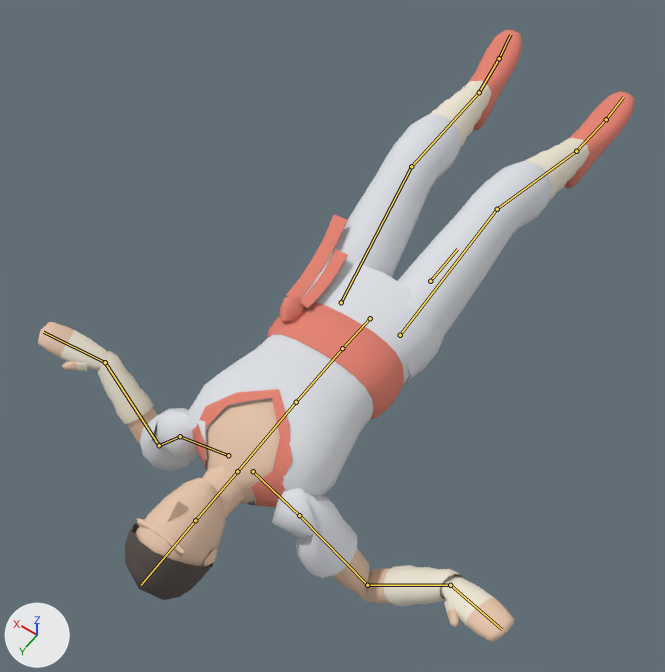
One commit to the Blender file assets_src/fighter.blend: the scene before it, then after it.
The view is the same before and after, from a camera (50 mm lens) standing at (-0.775, 1.559, 1.948) and looking at (0.077, 0.366, 0.074). Every picture has the same lights, and +X, +Y and +Z are marked at lower left. The older version comes first. Both versions are drawn at frame 16 of the action 'knockdown'; the numbers are the values there. The bones that bend it are drawn over the model as lines.

In view in the first picture: 'FighterMesh'.
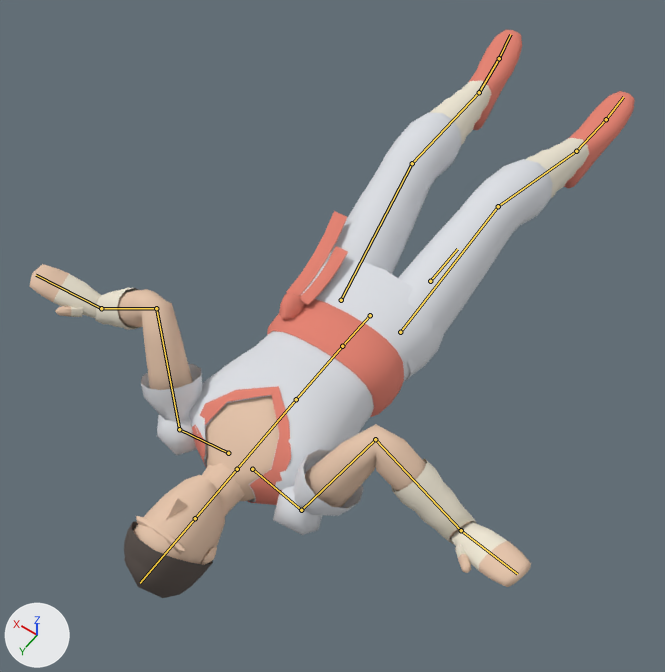
What the commit changed:
Bone 'hips' (bone_hips) moves from (0.0, -0.757, -0.31) to (0.0, -0.747, -0.31).
Bone 'shoulder.L' (bone_shoulder_l) turns from (-7, 3, 16) to (-3, -4, 14) degrees about its own x, y and z.
Bone 'upper_arm.L' (bone_upper_arm_l) turns from (-54, -13, 59) to (-57, -168, 21) degrees about its own x, y and z.
Bone 'forearm.L' (bone_forearm_l) turns from (67, 11, -51) to (93, 25, 20) degrees about its own x, y and z.
Bone 'hand.L' (bone_hand_l) turns from (23, -29, 20) to (-29, 29, -71) degrees about its own x, y and z.
Bone 'shoulder.R' (bone_shoulder_r) turns from (-7, -3, -16) to (-3, 4, -14) degrees about its own x, y and z.
Bone 'upper_arm.R' (bone_upper_arm_r) turns from (-54, 13, -59) to (-57, 168, -21) degrees about its own x, y and z.
Bone 'forearm.R' (bone_forearm_r) turns from (67, -11, 51) to (93, -25, -20) degrees about its own x, y and z.
Bone 'hand.R' (bone_hand_r) turns from (23, 29, -20) to (-29, -29, 71) degrees about its own x, y and z.
Bone 'shin.L' (bone_shin_l) turns from (-17, 0, 0) to (-18, 0, 0) degrees about its own x, y and z.

Pixel boxes [x1, y1, x2, y2] of what changed, in the pictures (665 x 672 px):
'FighterMesh', posed (7% shorter)
    before: [38, 30, 635, 642]
    after: [29, 30, 635, 598]
bone 'hips', root to tip
    before: (370, 318) to (342, 348)
    after: (370, 315) to (342, 346)
bone 'shoulder.L', root to tip
    before: (228, 455) to (180, 436)
    after: (228, 453) to (179, 429)
bone 'upper_arm.L', root to tip
    before: (180, 436) to (159, 445)
    after: (179, 429) to (156, 308)
bone 'forearm.L', root to tip
    before: (159, 445) to (105, 362)
    after: (156, 308) to (101, 308)
bone 'hand.L', root to tip
    before: (105, 362) to (43, 332)
    after: (101, 308) to (36, 275)
bone 'shoulder.R', root to tip
    before: (253, 471) to (299, 515)
    after: (252, 469) to (301, 510)
bone 'upper_arm.R', root to tip
    before: (299, 515) to (367, 585)
    after: (301, 510) to (375, 439)
bone 'forearm.R', root to tip
    before: (367, 585) to (450, 585)
    after: (375, 439) to (461, 530)
bone 'hand.R', root to tip
    before: (450, 585) to (502, 629)
    after: (461, 530) to (517, 574)
bone 'shin.L', root to tip
    before: (411, 166) to (479, 92)
    after: (412, 163) to (479, 92)
